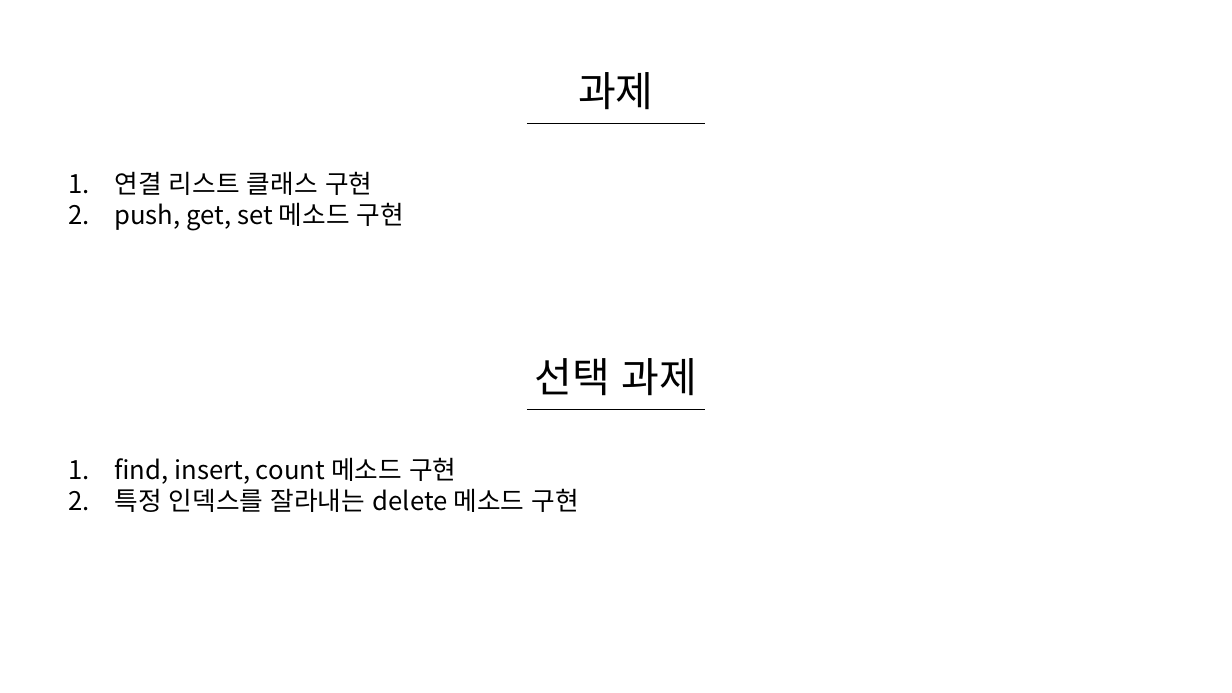
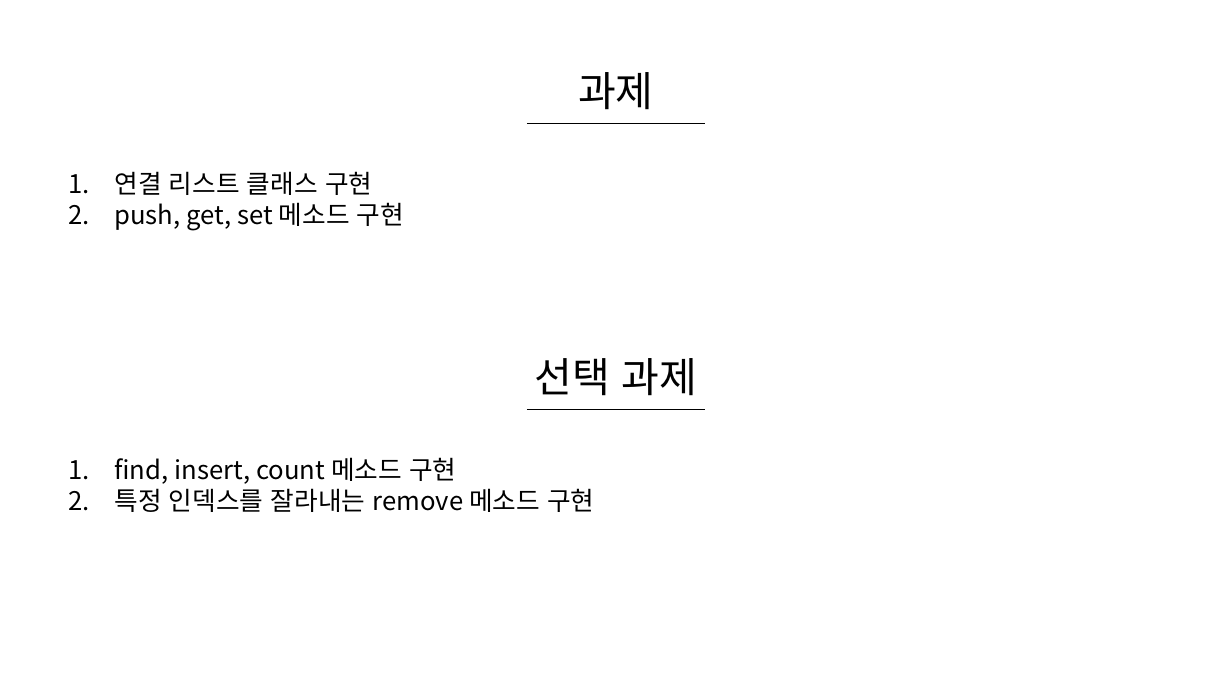
Before and after one commit to WooLyung/2021-RG-Lecture, a slide deck: slide 27 of 수업 자료/2 - C++ 메모리.pptx. Drawn at 1232x693 pixels with LibreOffice and Linux fonts; fonts in the diff are those of the drawing. Boxes give left, top, right and bottom in pixels: in the first picture for what was removed or moved away, otherwise in the second. Text is boxed around its words. In the diff, an @@ line names an element or a change of style, - is before the commit and + after.

```diff
--- a/수업 자료/2 - C++ 메모리.pptx
+++ b/수업 자료/2 - C++ 메모리.pptx
@@ text at [114,488,594,512]: text changed @@
-2. 특정 인덱스를 잘라내는 delete 메소드 구현
+2. 특정 인덱스를 잘라내는 remove 메소드 구현
```
Also in this commit, not shown: 5 other files.
